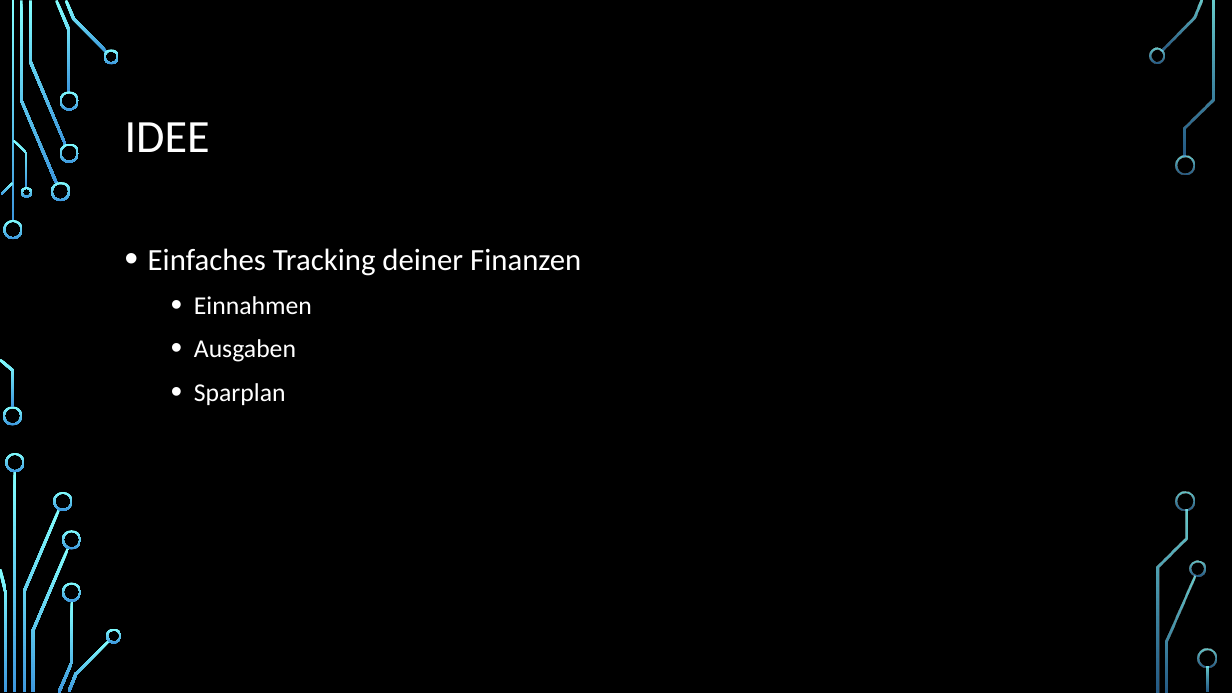
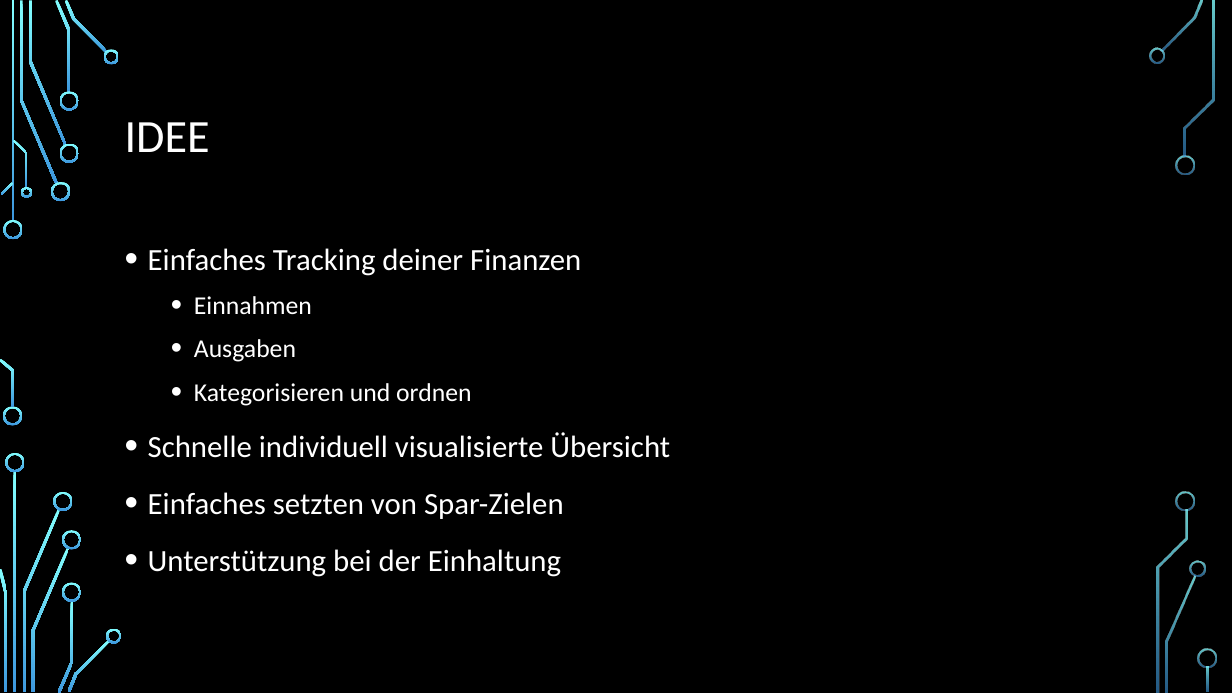
Before and after one commit to leumas244/easyFinance-SoftwareEngeneering, a slide deck: slide 3 of Midterm/easyFinance.pptx. Drawn at 1232x693 pixels with LibreOffice and Linux fonts; fonts in the diff are those of the drawing; background and template pictures are left out. Boxes give left, top, right and bottom in pixels: in the first picture for what was removed or moved away, otherwise in the second. Text is boxed around its words. In the diff, an @@ line names an element or a change of style, - is before the commit and + after.

```diff
--- a/Midterm/easyFinance.pptx
+++ b/Midterm/easyFinance.pptx
@@ text at (148,383,670,577): text changed; size 20 to 24 pt @@
-  • Sparplan
+  • Kategorisieren und ordnen
+• Schnelle individuell visualisierte Übersicht
+• Einfaches setzten von Spar-Zielen
+• Unterstützung bei der Einhaltung
```
Also in this commit, not shown: 2 other slides changed, 13 slides added, 3 slides removed.
